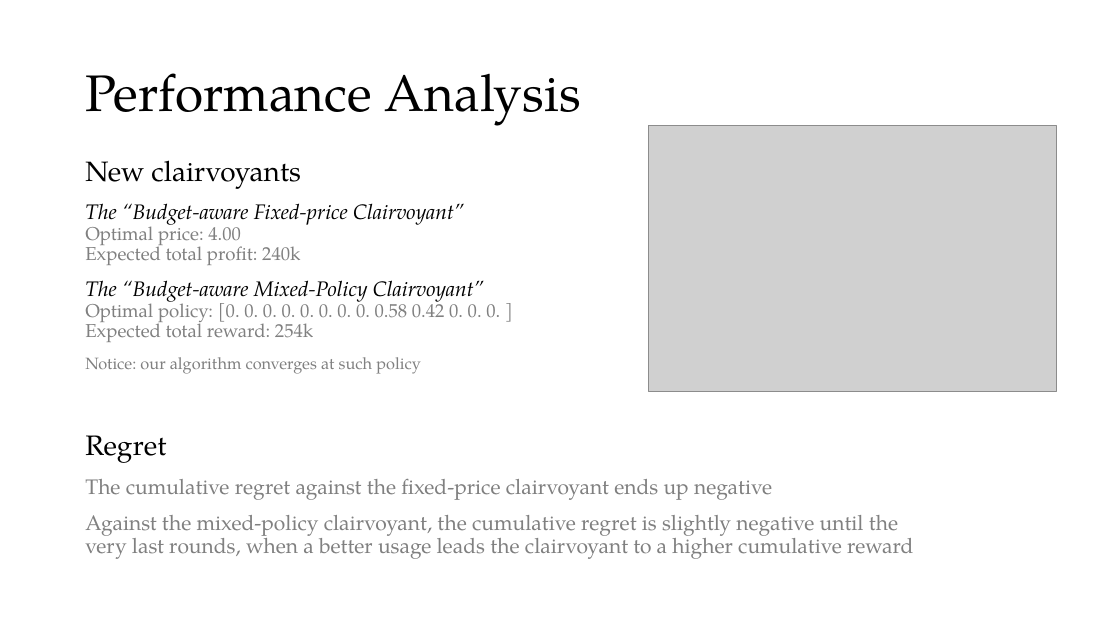
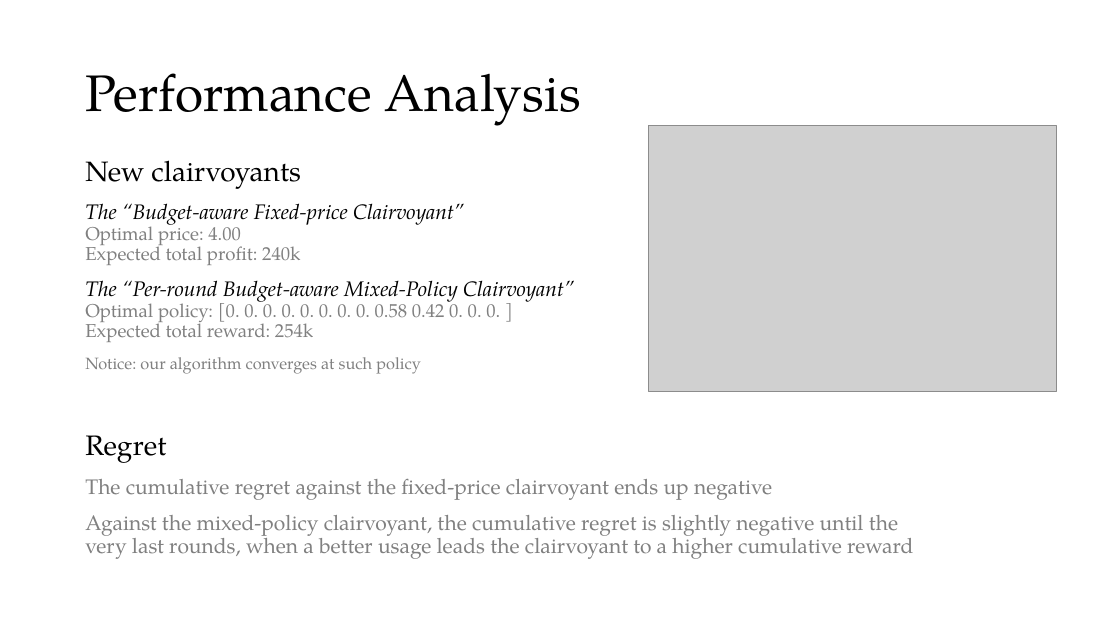
Before and after one commit to peetceenatoo/online-learning, a slide deck: slide 17 of Slides.pptx. Drawn at 1120x630 pixels with LibreOffice and Linux fonts; fonts in the diff are those of the drawing; grey boxes stand for pictures. Boxes give left, top, right and bottom in pixels: in the first picture for what was removed or moved away, otherwise in the second. Text is boxed around its words. In the diff, an @@ line names an element or a change of style, - is before the commit and + after.

```diff
--- a/Slides.pptx
+++ b/Slides.pptx
@@ text at [85, 280, 574, 342]: text changed @@
-The “Budget-aware Mixed-Policy Clairvoyant”
-Optimal policy: [0. 0. 0. 0. 0. 0. 0. 0. 0.58 0.42 0. 0. 0. ]
-Expected total reward: 254k
+The “Per-round Budget-aware Mixed-Policy Clairvoyant”
+Optimal policy: [0. 0. 0. 0. 0. 0. 0. 0. 0.58 0.42 0. 0. 0. ]
+Expected total reward: 254k
```
Also in this commit, not shown: 7 other slides changed, 8 slides added, 2 slides removed, 1 other file.
